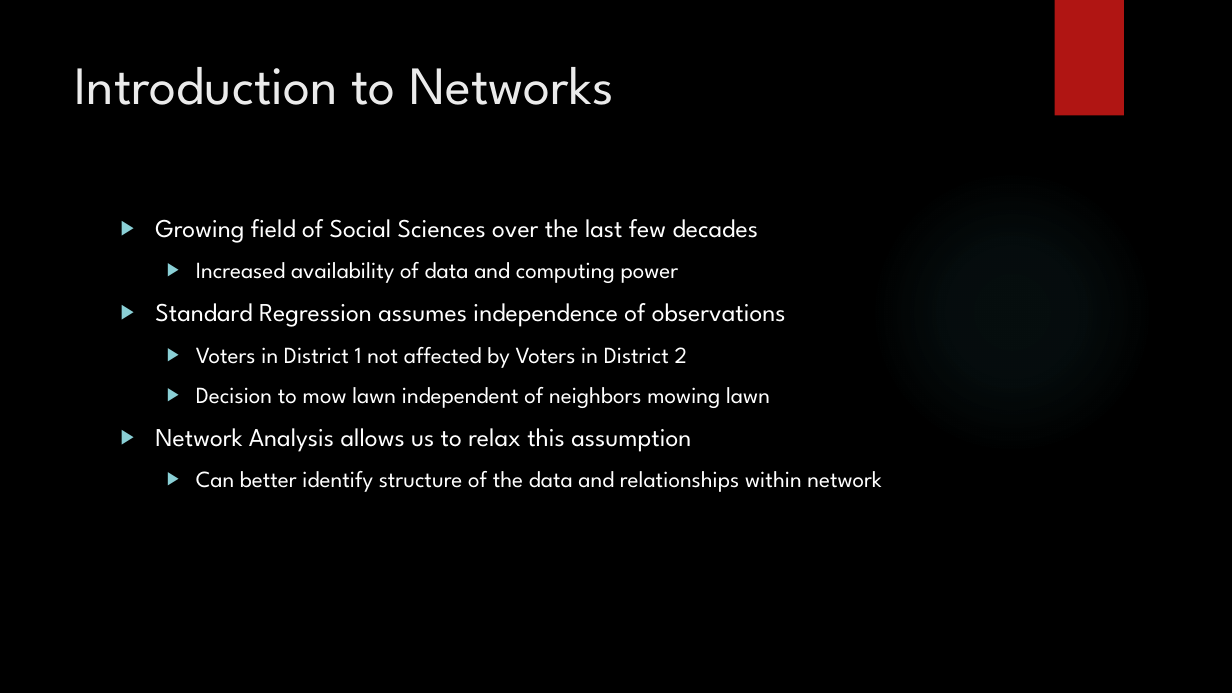
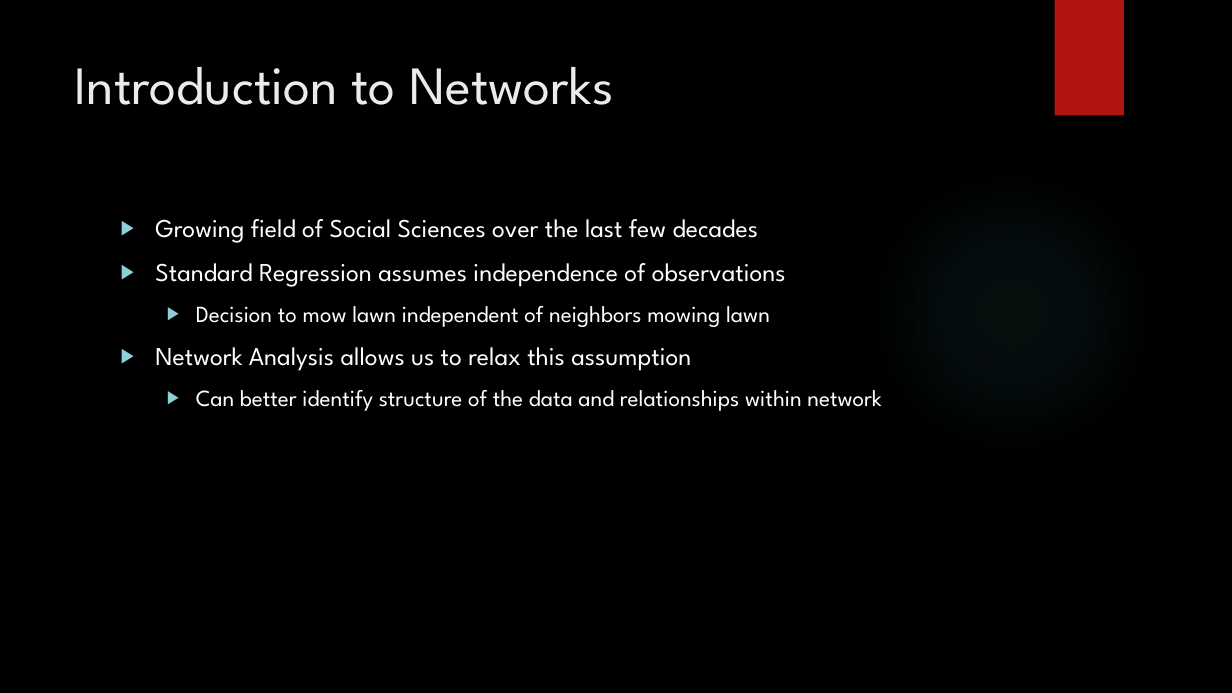
Before and after one commit to dwallc/Workshops, a slide deck: slide 2 of R/Basic Network Analysis Using R/Basic Network Analysis using R.pptx. Drawn at 1232x693 pixels with LibreOffice and Linux fonts; fonts in the diff are those of the drawing; background and template pictures are left out. Boxes give left, top, right and bottom in pixels: in the first picture for what was removed or moved away, otherwise in the second. Text is boxed around its words. In the diff, an @@ line names an element or a change of style, - is before the commit and + after.

```diff
--- a/R/Basic Network Analysis Using R/Basic Network Analysis using R.pptx
+++ b/R/Basic Network Analysis Using R/Basic Network Analysis using R.pptx
@@ text at bbox=[196, 262, 679, 283]: paragraph removed @@
-  ▶ Increased availability of data and computing power
@@ text at bbox=[196, 347, 687, 368]: paragraph removed @@
-  ▶ Voters in District 1 not affected by Voters in District 2
```
Also in this commit, not shown: 3 other slides changed.
